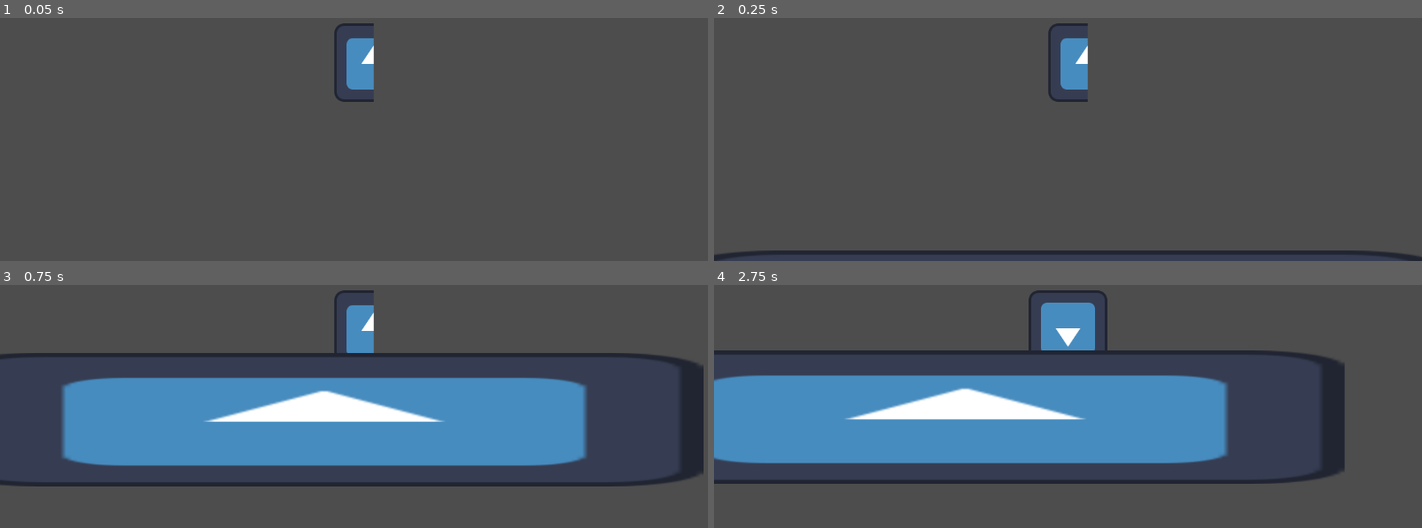
Above: before the commit, frames 1-4 (two rows, left to right).
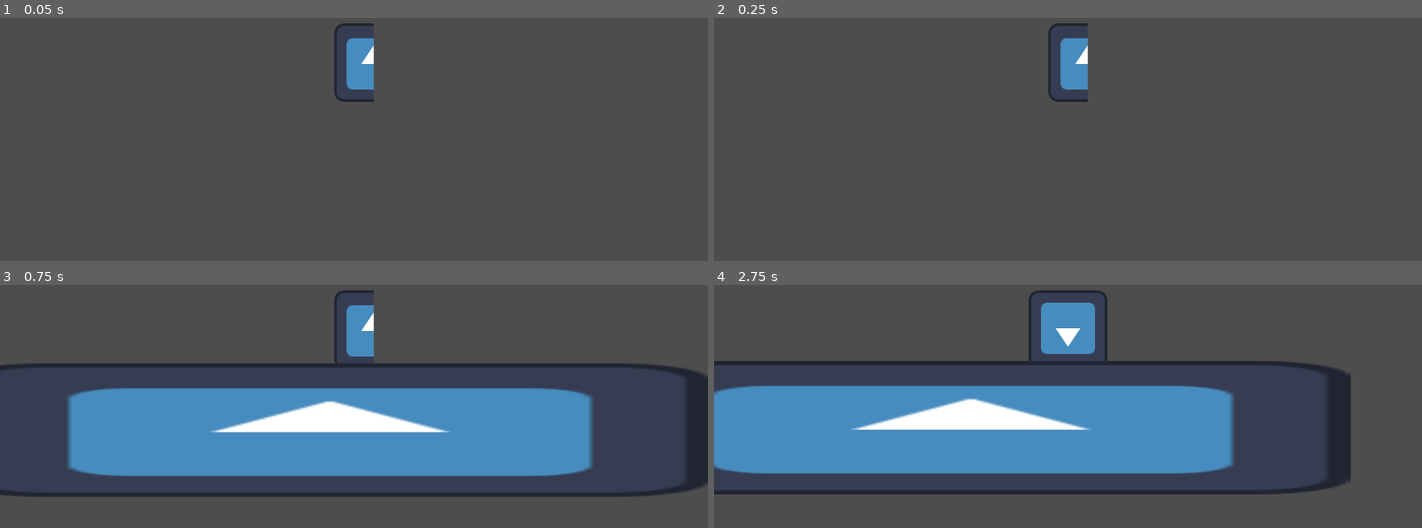
Above: after the commit, the same moments.

Repository: mcheng11/Project-Dagger
Game: Godot game, scene res://Levels/Test Levels/TestLevel1.tscn
Same seed, same stepped clock (60 frames per second), same inputs: the game is played once before the commit and once after it. Before the commit the project has no main scene; this scene is started directly in both runs. The engine's default icon, where the game draws it, is replaced by a stand-in: a white triangle on a blue panel in a dark square.
Inputs:
- Up to frame 1 (0.05 s): no input
- Up to frame 2 (0.25 s): no input
- Up to frame 3 (0.75 s): hold D (move_right) from 0.53 s (still down); hold E (ability) from 0.53 s (still down)
- Up to frame 4 (2.75 s): tap Space (jump) at 0.77, 1.52 s; release E (ability) at 1.28 s; tap 1 (swap_character) at 1.35 s; release D (move_right) at 2.03 s; hold A (move_left) from 2.03 s (still down); hold E (ability) from 2.03 s (still down)

Frame 1 is identical in both runs. In frame 2, 2.2% of the frame differs, in the area x 0-100%, y 95-100%; in frame 3, 18%, in the area x 0-100%, y 28-88%; in frame 4, 17%.

Commit message:
I tested stuff

Diff:
--- a/project-dagger/Levels/Test Levels/TestLevel1.tscn
+++ b/project-dagger/Levels/Test Levels/TestLevel1.tscn
@@ -10,7 +10,7 @@
 [node name="PlayerController" parent="." unique_id=844307935 instance=ExtResource("1_netpn")]
 
 [node name="Sprite2D" type="Sprite2D" parent="." unique_id=66822123]
-position = Vector2(-8.4999695, 446)
+position = Vector2(1, 463)
 scale = Vector2(9.648437, 1.703125)
 texture = ExtResource("2_31ebv")
 
--- a/project-dagger/project.godot
+++ b/project-dagger/project.godot
@@ -11,6 +11,7 @@
 [application]
 
 config/name="Project Dagger"
+run/main_scene="uid://c0nlk817elkqx"
 config/features=PackedStringArray("4.6", "Forward Plus")
 config/icon="res://icon.svg"
 
